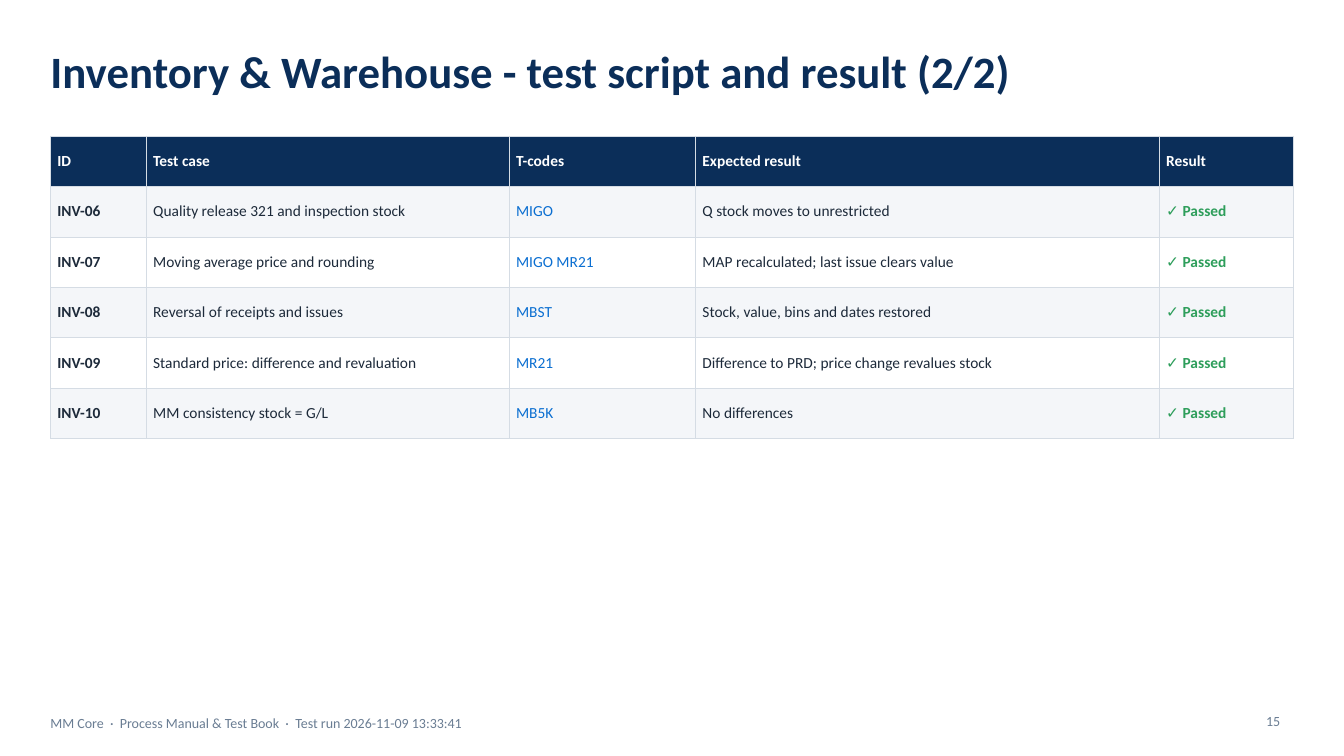
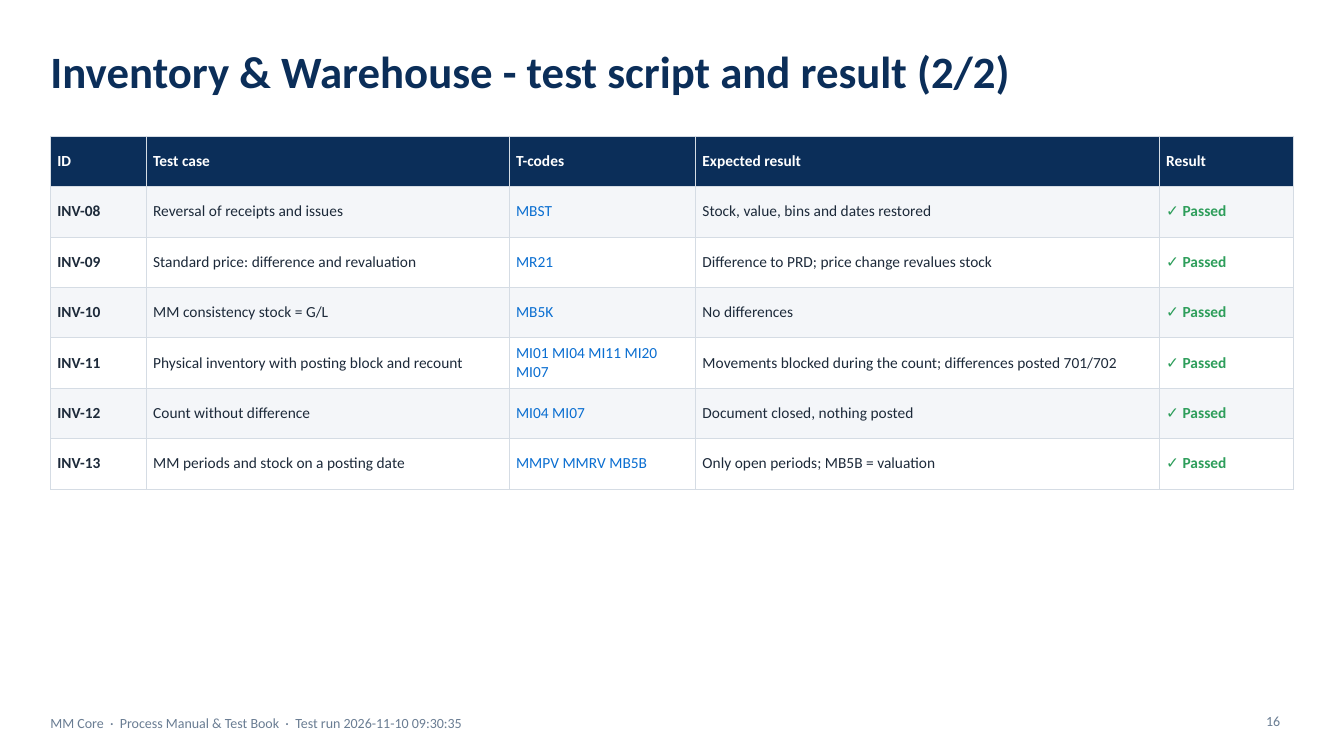
Before and after one commit to coolman1984/AI, a slide deck: slide 16 of web/static/manuals/MM_Core_Process_Test_Book.pptx (slide 15 before the commit). Drawn at 1344x756 pixels with LibreOffice and Linux fonts; fonts in the diff are those of the drawing. Boxes give left, top, right and bottom in pixels: in the first picture for what was removed or moved away, otherwise in the second. Text is boxed around its words. In the diff, an @@ line names an element or a change of style, - is before the commit and + after.

```diff
--- a/web/static/manuals/MM_Core_Process_Test_Book.pptx
+++ b/web/static/manuals/MM_Core_Process_Test_Book.pptx
@@ table at (x1=50, y1=136, x2=1294, y2=475) @@
-row 2: INV-06 | Quality release 321 and inspection stock | MIGO | Q stock moves to unrestricted | ✓ Passed
-row 3: INV-07 | Moving average price and rounding | MIGO MR21 | MAP recalculated; last issue clears value | ✓ Passed
+row 5: INV-11 | Physical inventory with posting block and recount | MI01 MI04 MI11 MI20 MI07 | Movements blocked during the count; differences posted 701/702 | ✓ Passed
+row 6: INV-12 | Count without difference | MI04 MI07 | Document closed, nothing posted | ✓ Passed
+row 7: INV-13 | MM periods and stock on a posting date | MMPV MMRV MB5B | Only open periods; MB5B = valuation | ✓ Passed
@@ text at (x1=50, y1=718, x2=462, y2=728): text changed @@
-MM Core · Process Manual & Test Book · Test run 2026-11-09 13:33:41
+MM Core · Process Manual & Test Book · Test run 2026-11-10 09:30:35
@@ page number at (x1=1266, y1=716, x2=1280, y2=726): text changed @@
-15
+16
```
Also in this commit, not shown: 33 other slides changed, 4 slides added, 43 other files.
